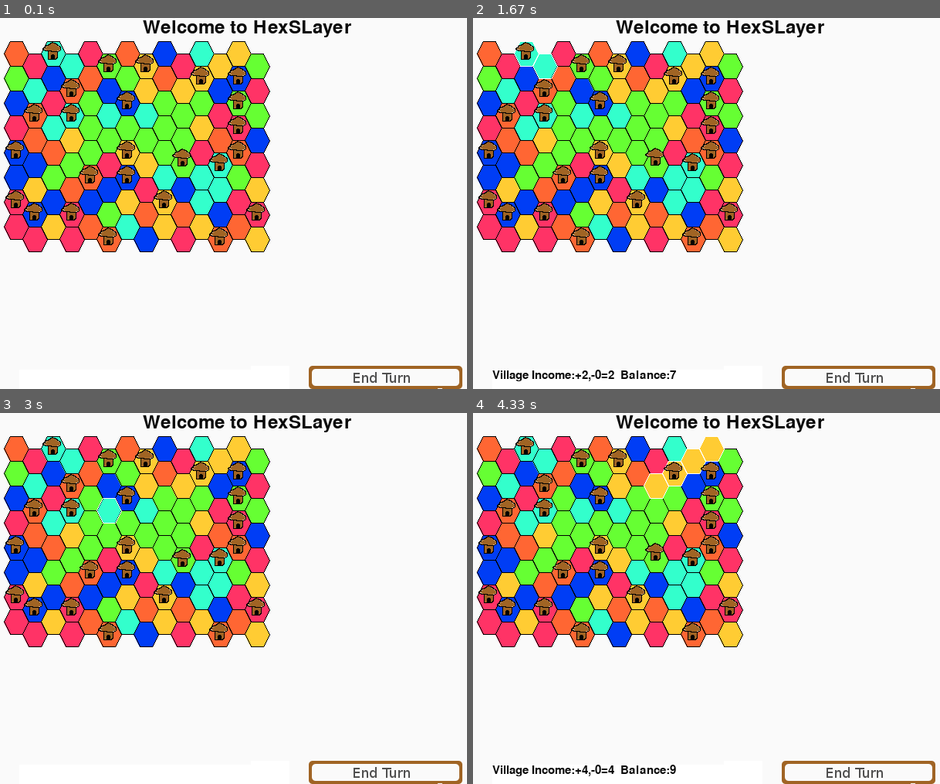
Above: before the commit, frames 1-4 (two rows, left to right).
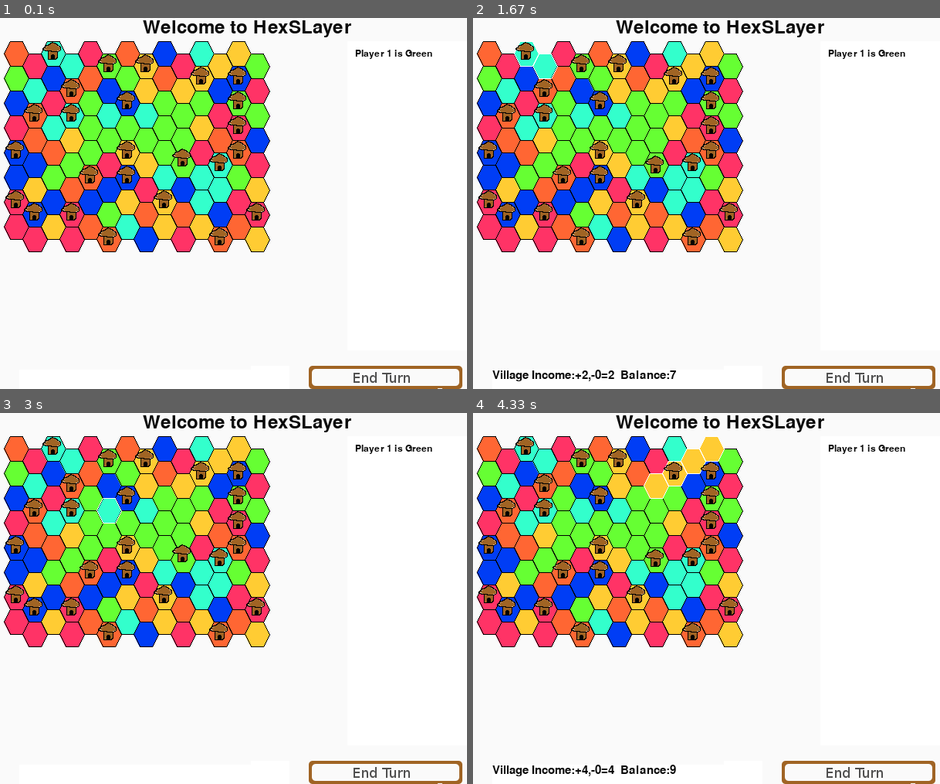
Above: after the commit, the same moments.

Repository: StephenFluin/HexSLayer
Game: pygame game, started from hexslayer.py
Same seed, same stepped clock (60 frames per second), same inputs: the game is played once before the commit and once after it. The source is Python 2; it was converted automatically to run under Python 3.
Inputs (mouse positions are in pixels of both pictures, inside the frame that each line leads up to):
- Up to frame 1 (0.1 s): no input
- Up to frame 2 (1.67 s): press the mouse at (655, 114) at 0.37 s; move the mouse to (613, 133) at 0.47 s; release the mouse at (566, 147) at 0.6 s; press the mouse at (636, 55) at 0.7 s; move the mouse to (631, 62) at 0.8 s; release the mouse at (622, 69) at 0.93 s; press the mouse at (599, 77) at 1.03 s; move the mouse to (753, 210) at 1.13 s; release the mouse at (907, 344) at 1.27 s; press the mouse at (524, 55) at 1.37 s; move the mouse to (566, 188) at 1.47 s; release the mouse at (613, 322) at 1.6 s
- Up to frame 3 (3 s): press the mouse at (219, 487) at 1.7 s; move the mouse to (163, 568) at 1.8 s; release the mouse at (107, 657) at 1.93 s; press the mouse at (182, 487) at 2.03 s; move the mouse to (308, 472) at 2.13 s; release the mouse at (429, 457) at 2.27 s; press the mouse at (107, 461) at 2.37 s; move the mouse to (168, 461) at 2.47 s; release the mouse at (224, 461) at 2.6 s; press the mouse at (107, 509) at 2.7 s; move the mouse to (238, 502) at 2.8 s; release the mouse at (373, 494) at 2.93 s
- Up to frame 4 (4.33 s): press the mouse at (617, 487) at 3.03 s; move the mouse to (687, 531) at 3.13 s; release the mouse at (757, 576) at 3.27 s; press the mouse at (636, 450) at 3.37 s; move the mouse to (627, 531) at 3.47 s; release the mouse at (617, 613) at 3.6 s; press the mouse at (580, 487) at 3.7 s; move the mouse to (664, 490) at 3.8 s; release the mouse at (748, 494) at 3.93 s; press the mouse at (673, 472) at 4.03 s; move the mouse to (608, 553) at 4.13 s; release the mouse at (538, 635) at 4.27 s

The runs differ from the first frame. In frame 1, 0.2% of the frame differs, in the area x 76-93%, y 8-12%; in frame 2, 0.3%, in the area x 36-93%, y 8-42%; in frame 3, 0.3%; in frame 4, 0.3%.

Commit message:
improved player indicators (smaller bounce, only your things will bounce) Added player scorecard to right side of game.

Diff:
--- a/controls.py
+++ b/controls.py
@@ -44,13 +44,28 @@
 				# TODO: Castles
 
 class GameOver(pygame.sprite.Sprite):
-	def __init__(self,x,y):
+	def __init__(self,x,y,winner):
 		pygame.sprite.Sprite.__init__(self)
 		self.x,self.y = x,y
+
+		self.winner = winner
+		print "Winner of game is %s." % (self.winner)
 		self.draw()
 	def draw(self):
 		self.image = pygame.Surface((600,60))
 		self.image.fill(pygame.Color("#FFFFFF"))
 		font = pygame.font.Font(None,40)
-		text = font.render("Someone won! Congratulations!",1,(10,10,10))
+		text = font.render("Player %s won! Congratulations!" % (self.winner),1,(10,10,10))
 		self.image.blit(text,(10,10))
+
+class ScoreCard(pygame.sprite.Sprite):
+	def __init__(self,gameMap,x,y):
+		pygame.sprite.Sprite.__init__(self)
+		self.x,self.y = x,y
+		self.draw()
+	def draw(self):
+		self.image = pygame.Surface((200,400))
+		self.image.fill(pygame.Color("#FFFFFF"))
+		font = pygame.font.Font(None,18)
+		text = font.render("Player 1 is Green",1,(10,10,10))
+		self.image.blit(text,(10,10))
--- a/hexslayer.py
+++ b/hexslayer.py
@@ -7,29 +7,32 @@
 import pygame, random, time
 from pygame.locals import *
 
+
+
+
+if not pygame.font: print 'Warning, fonts disabled'
+if not pygame.mixer: print 'Warning, sound disabled'
+tilesize = 32
+
+pygame.init()
+screen = pygame.display.set_mode((640,480))
+pygame.display.set_caption('HexSLayer')
+
+playerColors = ("#66FF33","#003DF5","#FF3366","#33FFCC","#FFCC33","#FF6633")
+playerNames = ("Human Player", "AI 1", "AI 2", "AI 3", "AI 4", "AI 5")
+
+background = pygame.Surface(screen.get_size())
+background = background.convert()
+background.fill((250, 250, 250))
+
+infobarLocation =(25,455)
+storeLocation = (325,450)
+scoreLocation = (450,30)
+
 from pawns import *
 from hexmath import *
 from controls import *
 from ai import *
-
-
-if not pygame.font: print 'Warning, fonts disabled'
-if not pygame.mixer: print 'Warning, sound disabled'
-tilesize = 32
-
-pygame.init()
-screen = pygame.display.set_mode((640,480))
-pygame.display.set_caption('HexSLayer')
-
-playerColors = ("#66FF33","#003DF5","#FF3366","#33FFCC","#FFCC33","#FF6633")
-
-background = pygame.Surface(screen.get_size())
-background = background.convert()
-background.fill((250, 250, 250))
-
-infobarLocation =(25,455)
-storeLocation = (325,450)
-
 
 
 selected = None
@@ -47,6 +50,7 @@
 		self.bounce = 0
 		self.image = pygame.image.load("village.png")
 		gameMap.renders.append(self)
+		self.player = gameMap.getTile((xloc,yloc)).player
 
 
 
@@ -276,9 +280,10 @@
 			self.selectSet((self.selectedVillage.xloc,self.selectedVillage.yloc))
 
 		#Check for endgame situation
+		#@TODO! We currently assume the map has a [0][0] tile.
 		if len(self.tiles[0][0].realm) == self.width * self.height:
 			print "Player %s won the game!" % (self.tiles[0][0].player)
-			self.renders.append(GameOver(50,300))
+			self.renders.append(GameOver(50,300,self.tiles[0][0].player))
 			self.gameOver = True
 
 
@@ -380,8 +385,10 @@
 
 	gameMap.infobar = VillageData(gameMap,infobarLocation[0],infobarLocation[1])
 	gameMap.store = PurchaseUnits(gameMap,storeLocation[0],storeLocation[1])
+	gameMap.score = ScoreCard(gameMap,scoreLocation[0],scoreLocation[1])
 	gameMap.renders.append(gameMap.infobar)
 	gameMap.renders.append(gameMap.store)
+	gameMap.renders.append(gameMap.score)
 	gameMap.cleanUpGame()
 
 	gameMap.newTurn()
@@ -440,17 +447,19 @@
 
 
 		#Draw Everything
+		#Only bounce villages/pawns belonging to player.
 		screen.blit(background, (0, 0))
+		bounceHeight = 14
 		for pawn in gameMap.renders:
 
-			bounce = -8
-			if isinstance(pawn,Pawn) and not pawn.moved:
-				pawn.bounce += .5
-				pawn.bounce = pawn.bounce % 16
+			bounce = -bounceHeight/2
+			if isinstance(pawn,Pawn) and not pawn.moved and pawn.player == 0:
+				pawn.bounce += .25
+				pawn.bounce = pawn.bounce % bounceHeight
 				bounce += pawn.bounce
-			elif isinstance(pawn,Village) and pawn.balance >= 10:
-				pawn.bounce += .5
-				pawn.bounce = pawn.bounce % 16
+			elif isinstance(pawn,Village) and pawn.balance >= 10 and pawn.player == 0:
+				pawn.bounce += .25
+				pawn.bounce = pawn.bounce % bounceHeight
 				bounce += pawn.bounce
 			else:
 				bounce = 0
--- a/pawns.py
+++ b/pawns.py
@@ -20,12 +20,20 @@
 		self.moved = False
 		self.level = level
 		self.bounce = 0
+		self.player = -1
+
+
+
 
 	def setPos(self,x,y):
 		self.x,self.y = convertGridPosition(self.gameMap,x,y)
 		self.startTile.pawn = None
 		self.gameMap.getTile((x,y)).pawn = self
 		self.gameMap.getTile((x,y)).draw()
+
+		# Is this good enough to set the player for all pawns?
+		if(self.gameMap.getTile((x,y))):
+			self.player = self.gameMap.getTile((x,y)).player
 
 	# Returns true if attack was successful (movement taken, or false if nothing happened)
 	# Should handle moving of sprites, reallocation of space, destruction of victims.
